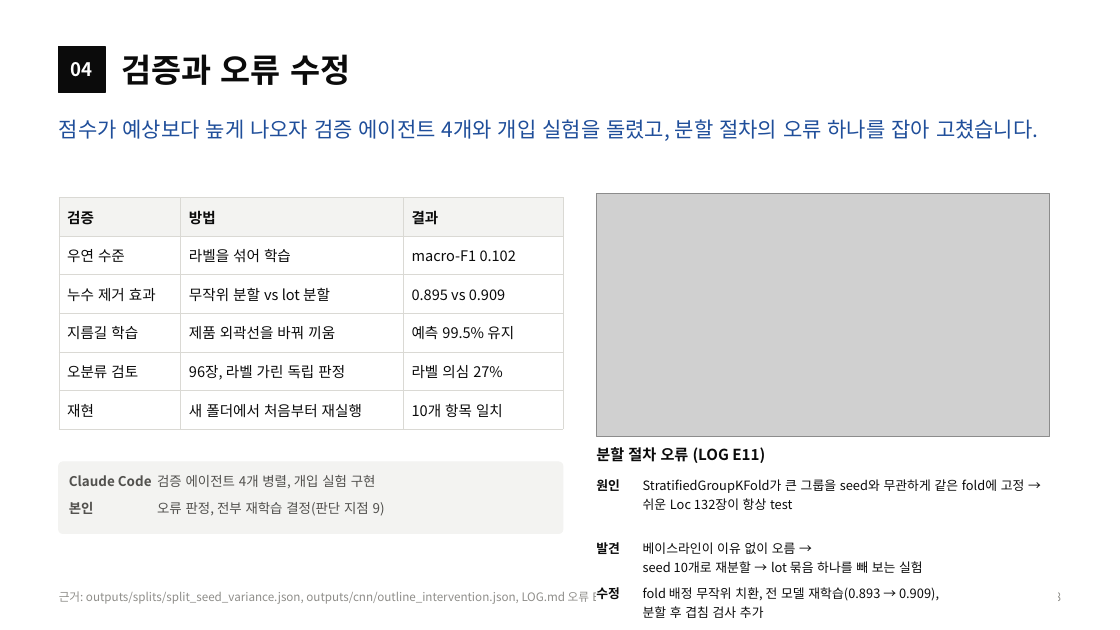
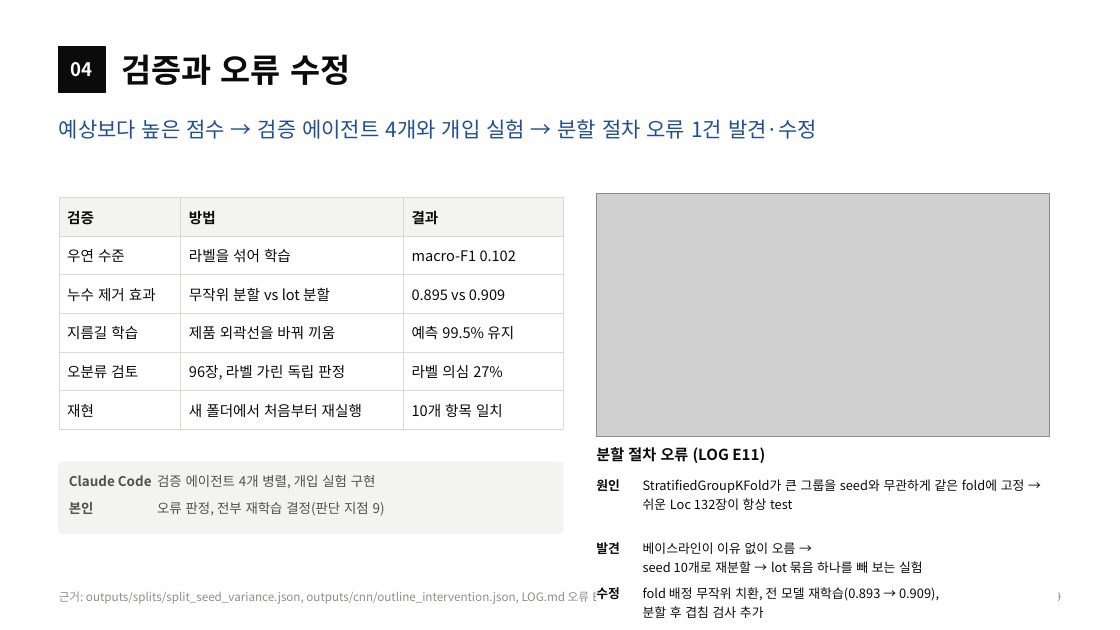
Before and after one commit to sl2ver/wm811k-wafer-defect-classification, a slide deck: slide 5 of portfolio/portfolio.pptx. Drawn at 1120x630 pixels with LibreOffice and Linux fonts; fonts in the diff are those of the drawing; grey boxes stand for pictures. Boxes give left, top, right and bottom in pixels: in the first picture for what was removed or moved away, otherwise in the second. Text is boxed around its words. In the diff, an @@ line names an element or a change of style, - is before the commit and + after.

```diff
--- a/portfolio/portfolio.pptx
+++ b/portfolio/portfolio.pptx
@@ text at (59,119,817,139): text changed @@
-점수가 예상보다 높게 나오자 검증 에이전트 4개와 개입 실험을 돌렸고, 분할 절차의 오류 하나를 잡아 고쳤습니다.
+예상보다 높은 점수 → 검증 에이전트 4개와 개입 실험 → 분할 절차 오류 1건 발견·수정
```
Also in this commit, not shown: 7 other slides changed, 1 slide added, 24 other files.
